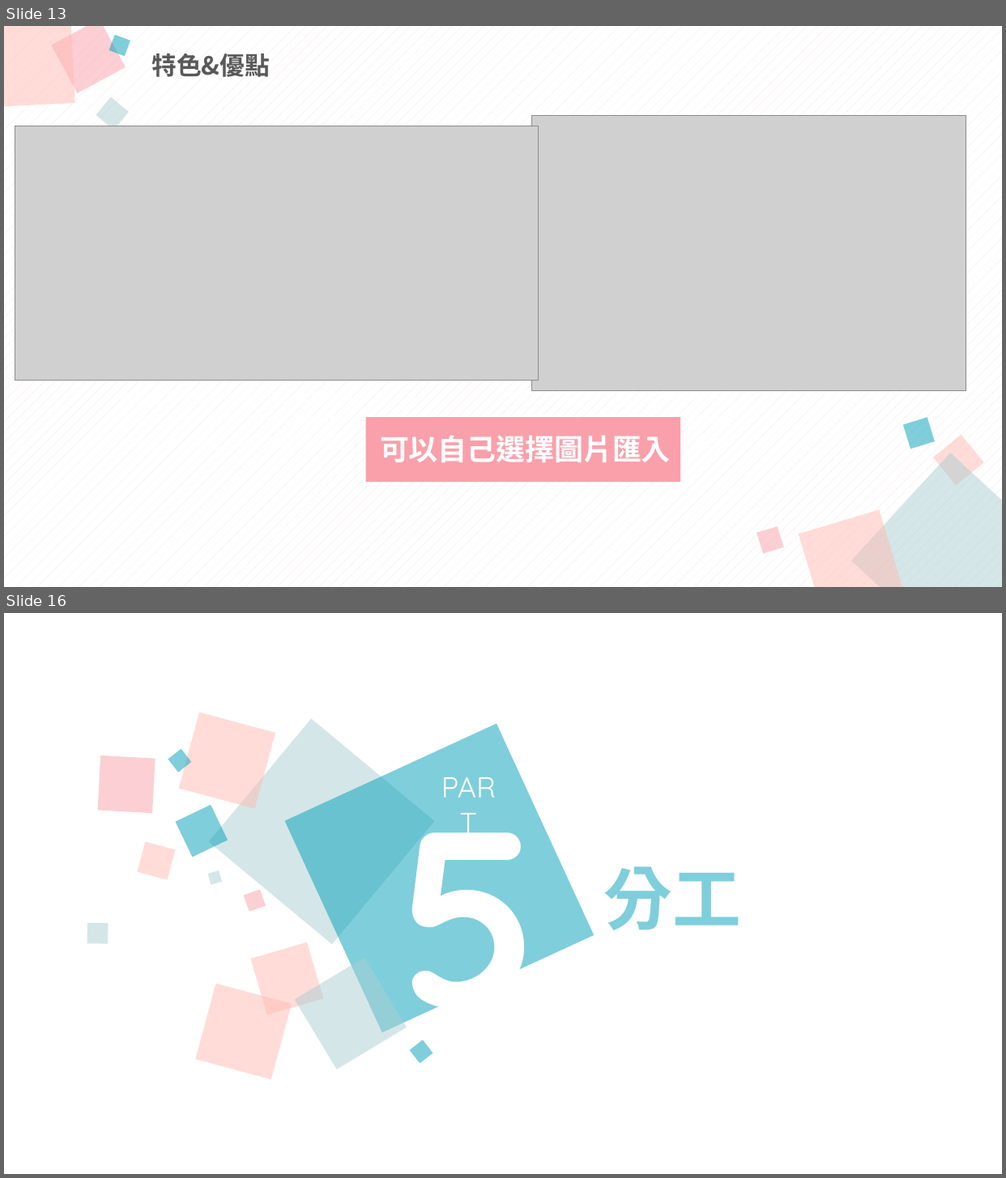
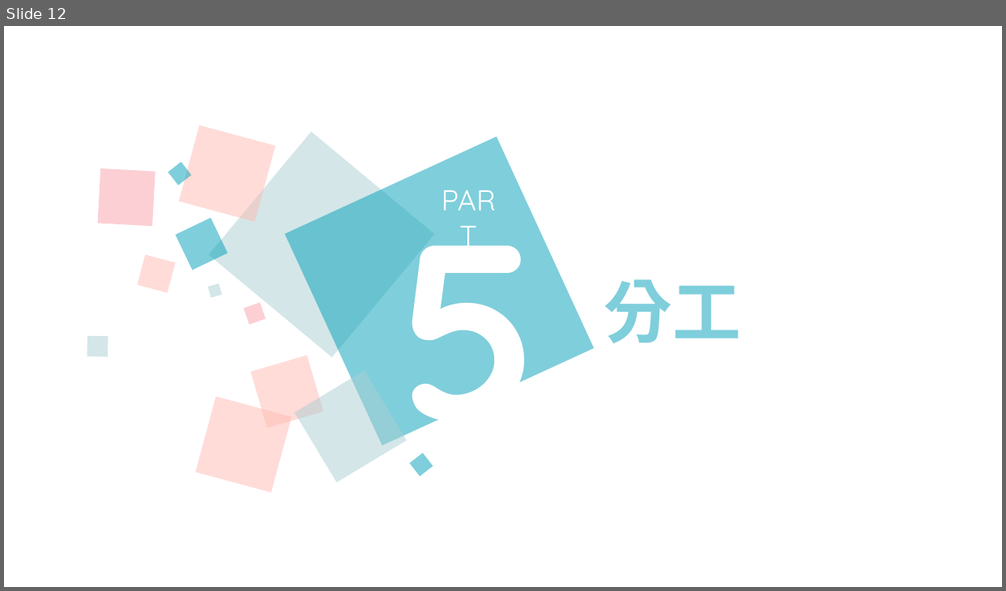
Before and after one commit to vayne1125/final_project, a slide deck: 餐廳砸人遊戲-00957116+00957140.pptx. Shown one above the other, each under a label of ours: slides 13 and 16 before the commit, slide 12 after it; the slides between them are not shown. The pictures are 1006x1178 and 1006x591 pixels, drawn with LibreOffice and Linux fonts; fonts in the diff are those of the drawing; grey boxes stand for pictures. Boxes give left, top, right and bottom in pixels: in the first picture for what was removed or moved away, otherwise in the second. Text is boxed around its words. In the diff, an @@ line names an element or a change of style, - is before the commit and + after.

```diff
--- a/餐廳砸人遊戲-00957116+00957140.pptx
+++ b/餐廳砸人遊戲-00957116+00957140.pptx
@@ slide 13 removed at bbox=[4, 26, 1002, 587], background pattern #F5E5E4 on #FFFFFF @@
@@ rectangle removed at bbox=[4, 26, 75, 108] @@
@@ rectangle removed at bbox=[51, 26, 126, 93] @@
@@ rectangle removed at bbox=[108, 35, 130, 56] @@
@@ text removed at bbox=[151, 53, 270, 77] @@
-特色&優點
@@ rectangle removed at bbox=[96, 96, 129, 130] @@
@@ picture removed at bbox=[532, 116, 966, 391] @@
@@ picture removed at bbox=[15, 126, 539, 380] @@
@@ text removed at bbox=[232, 124, 332, 160] @@
-基礎技術
@@ text removed at bbox=[501, 348, 667, 374] @@
-点击此处添加标题
@@ text removed at bbox=[501, 388, 734, 453] @@
-标题数字等都可以通过点击和重新输入进行更改，顶部“开始”面板中可以对字体、字号、颜色等进行修改。
@@ rectangle removed at bbox=[365, 417, 680, 483] @@
@@ text removed at bbox=[380, 435, 671, 463] @@
-可以自己選擇圖片匯入
@@ rectangle removed at bbox=[903, 417, 935, 449] @@
@@ rectangle removed at bbox=[933, 435, 984, 485] @@
@@ rectangle removed at bbox=[851, 453, 1002, 587] @@
@@ rectangle removed at bbox=[799, 510, 904, 587] @@
@@ rectangle removed at bbox=[756, 527, 784, 554] @@
@@ what was slide 16 is now slide 12 @@
```
Also in this commit, not shown: 5 slides changed, 3 other slides removed.
